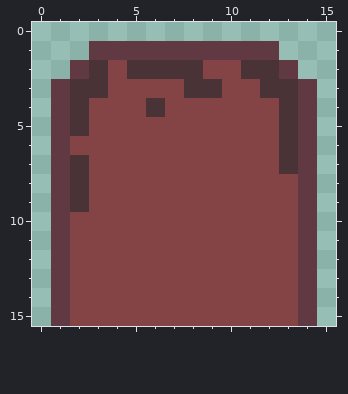
One commit to this pixel-art sprite: assets/tiles/peninsula-top.png. Above: the version before the commit.
The file is 16x16 pixels.
After:
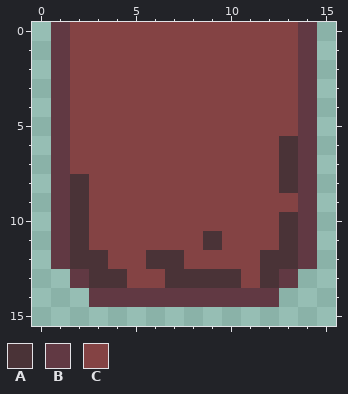
Palette (. is transparent): A #4a3337  B #613943  C #844344
Difference:
@@ x 0..15 @@
- 0 ................
- 1 ...BBBBBBBBBB...
- 2 ..BACAAAACCAAB..
- 3 .BAACCCCAACCAAB.
- 4 .BACCCACCCCCCAB.
- 5 .BACCCCCCCCCCAB.
+ 0 .BCCCCCCCCCCCCB.
+ 1 .BCCCCCCCCCCCCB.
+ 2 .BCCCCCCCCCCCCB.
+ 3 .BCCCCCCCCCCCCB.
+ 4 .BCCCCCCCCCCCCB.
+ 5 .BCCCCCCCCCCCCB.
  6 .BCCCCCCCCCCCAB.
- 7 .BACCCCCCCCCCAB.
- 8 .BACCCCCCCCCCCB.
+ 7 .BCCCCCCCCCCCAB.
+ 8 .BACCCCCCCCCCAB.
  9 .BACCCCCCCCCCCB.
-10 .BCCCCCCCCCCCCB.
-11 .BCCCCCCCCCCCCB.
-12 .BCCCCCCCCCCCCB.
-13 .BCCCCCCCCCCCCB.
-14 .BCCCCCCCCCCCCB.
-15 .BCCCCCCCCCCCCB.
+10 .BACCCCCCCCCCAB.
+11 .BACCCCCCACCCAB.
+12 .BAACCAACCCCAAB.
+13 ..BAACCAAAACAB..
+14 ...BBBBBBBBBB...
+15 ................
